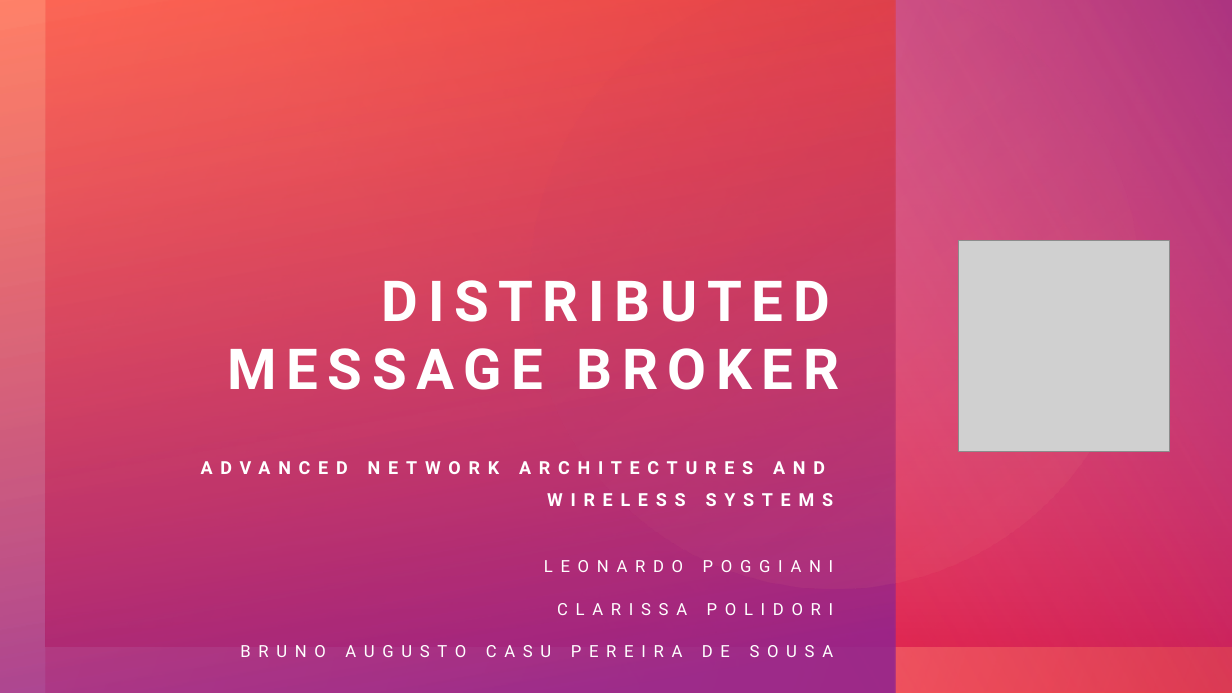
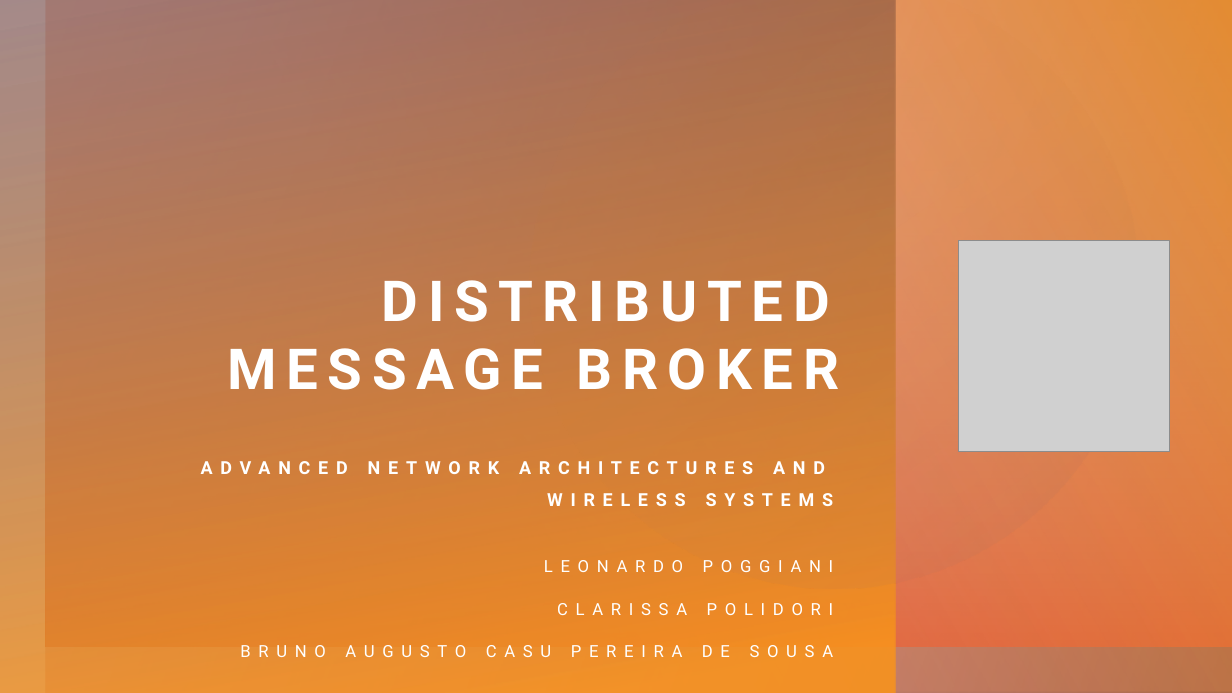
Before and after one commit to leonardopoggiani/ANAWS-project, a slide deck: slide 1 of DistributedMessageBroker.pptx. Drawn at 1232x693 pixels with LibreOffice and Linux fonts; fonts in the diff are those of the drawing; grey boxes stand for pictures. Boxes give left, top, right and bottom in pixels: in the first picture for what was removed or moved away, otherwise in the second. Text is boxed around its words. In the diff, an @@ line names an element or a change of style, - is before the commit and + after.

```diff
--- a/DistributedMessageBroker.pptx
+++ b/DistributedMessageBroker.pptx
@@ rectangle at (0,0,896,693): fill gradient #92248E to #FF411C to gradient #F8931D to #764E4E @@
@@ rectangle at (45,0,1232,693): fill gradient #DA002F to #FF411C to gradient #E64823 to #764E4E @@
@@ rectangle at (45,0,1232,647): fill gradient #DA002F to #F2CAF1 to gradient #E64823 to #FEE9D2 @@
@@ rectangle at (46,0,1232,693): fill gradient #FF5076 to #92248E to gradient #F0917B to #F8931D @@
@@ freeform shape at (403,0,1232,693): fill gradient #92248E to #FF907A to gradient #F8931D to #9C6A6A @@
@@ rectangle at (0,647,1232,693): fill gradient #FE4A00 to #DA002F to gradient #EC7016 to #E64823 @@
@@ rectangle at (409,647,1232,693): fill gradient #D861D4 to #92248E to gradient #FBBE77 to #F8931D @@
```
Also in this commit, not shown: 12 other slides changed, 3 slides added, 3 slides removed, 4 other files.
